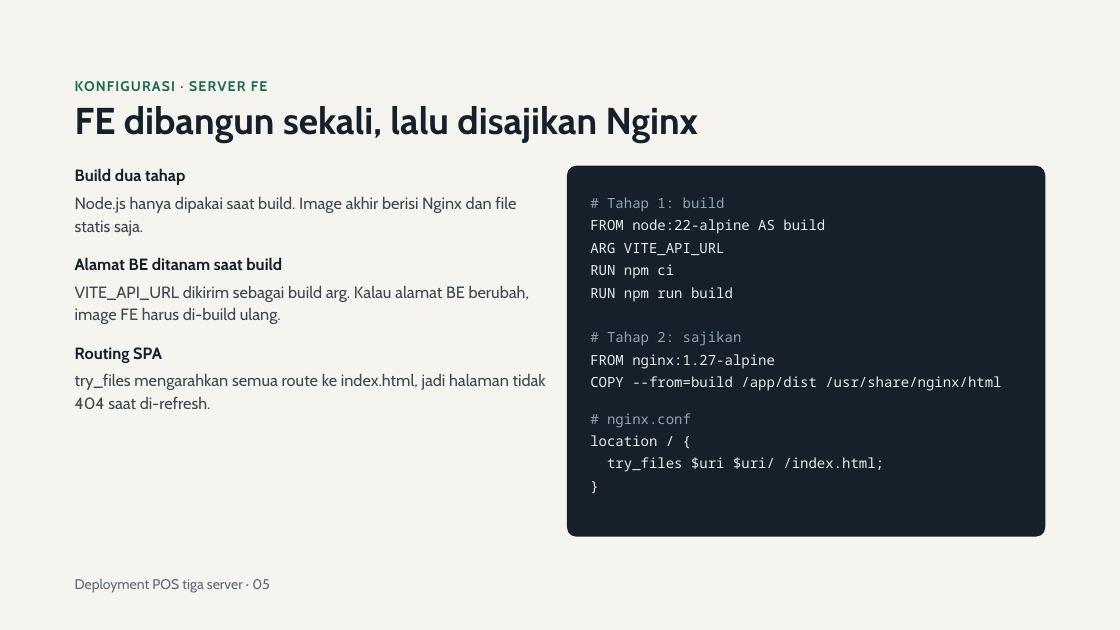
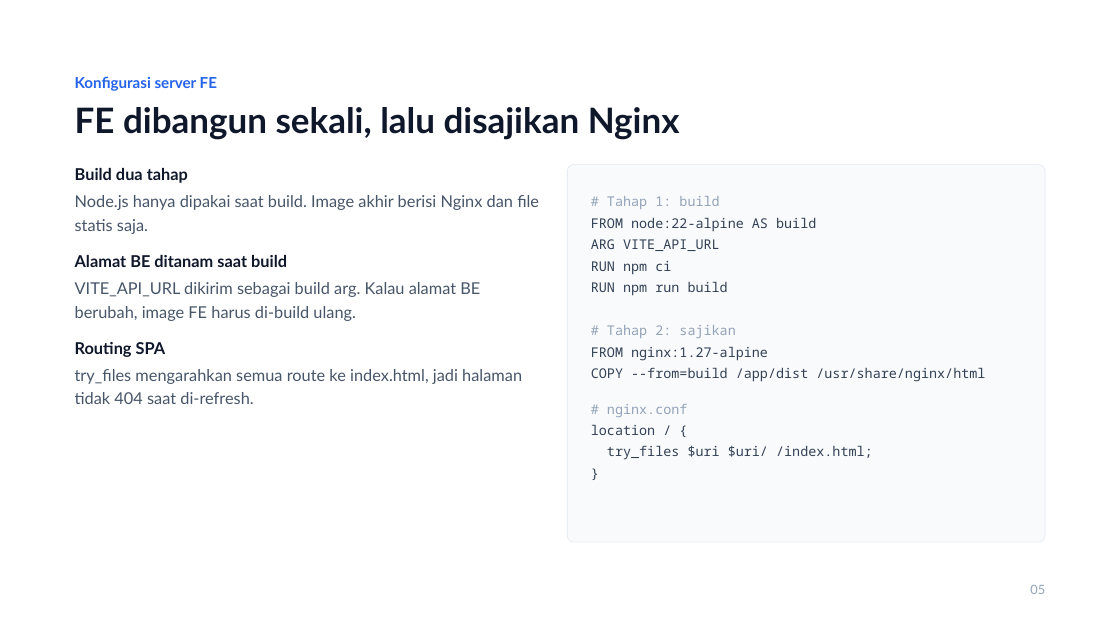
Before and after one commit to JonathanZefanya/Point-Of-Sale, a slide deck: slide 5 of Deployment POS Tiga Server.pptx. Drawn at 1120x630 pixels with LibreOffice and Linux fonts; fonts in the diff are those of the drawing. Boxes give left, top, right and bottom in pixels: in the first picture for what was removed or moved away, otherwise in the second. Text is boxed around its words. In the diff, an @@ line names an element or a change of style, - is before the commit and + after.

```diff
--- a/Deployment POS Tiga Server.pptx
+++ b/Deployment POS Tiga Server.pptx
@@ background #F5F4EF to #FFFFFF @@
@@ text at box(75, 76, 217, 91): text changed; size 12 to 13 pt; font Cabin to Lato; text colour #1F6B55 to #2563EB @@
-KONFIGURASI · SERVER FE
+Konfigurasi server FE
@@ title "FE dibangun sekali, lalu disajikan ..." at box(75, 107, 680, 140): size 32 to 30 pt, font Cabin to Lato, text colour #15202B to #0F172A; line spacing 35.2pt to 34.5pt @@
@@ rounded rectangle: place and size @@
-rounded rectangle at box(567, 166, 1045, 537)
+rounded rectangle at box(567, 165, 1045, 543)
@@ rounded rectangle at box(567, 165, 1045, 543): fill #15202B to #F8FAFC; outline none to #E2E8F0 0.5 pt; proportions changed @@
@@ text "# Tahap 1: build" at box(591, 196, 985, 382): size 12 to 11.5 pt; text colour #8FA3B3 to #94A3B8 in "# Tahap 1: build", "# Tahap 2: sajikan"; text colour #E6EAEE to #334155 in "FROM node:22-alpine AS build", "ARG VITE_API_URL", "RUN npm ci", "RUN npm run build" and 2 more places; line spacing 19.2pt to 18.4pt @@
@@ font Cabin to Lato, text colour #15202B to #0F172A in 3 elements at box(75, 168, 188, 183), box(75, 255, 287, 267), box(75, 342, 166, 357) @@
@@ font Cabin to Lato, text colour #3D4752 to #475569; line spacing 19.6pt to 20.3pt in 3 elements at box(75, 195, 539, 234), box(75, 282, 480, 321), box(75, 369, 522, 404) @@
@@ text "# nginx.conf": place and size @@
-text "# nginx.conf" at box(590, 413, 884, 472)
+text "# nginx.conf" at box(591, 404, 873, 460)
@@ text "# nginx.conf" at box(591, 404, 873, 460): size 12 to 11.5 pt; text colour #8FA3B3 to #94A3B8 in "# nginx.conf"; text colour #E6EAEE to #334155 in "location / {", "try_files $uri $uri/ /index.html;", "}"; line spacing 19.2pt to 18.4pt @@
@@ text at box(1030, 585, 1045, 594): text changed; size 12 to 11 pt; font Cabin to Lato; text colour #5F6973 to #94A3B8 @@
-Deployment POS tiga server · 05
+05
```
Also in this commit, not shown: 14 other slides changed, 2 other files.
